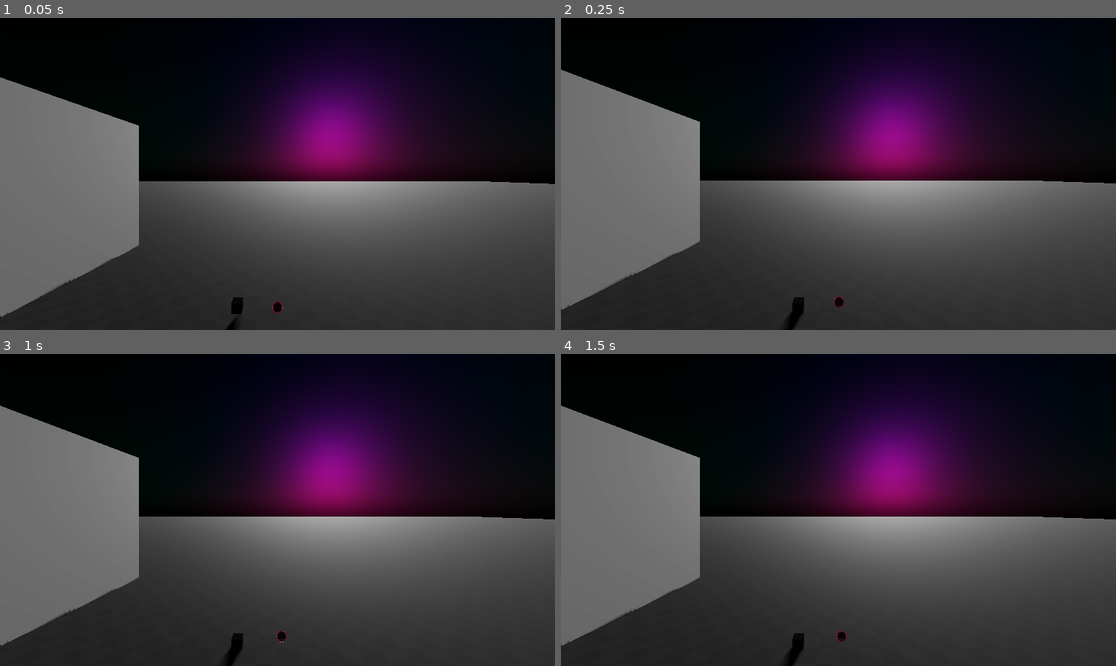
Above: before the commit, frames 1-4 (two rows, left to right).
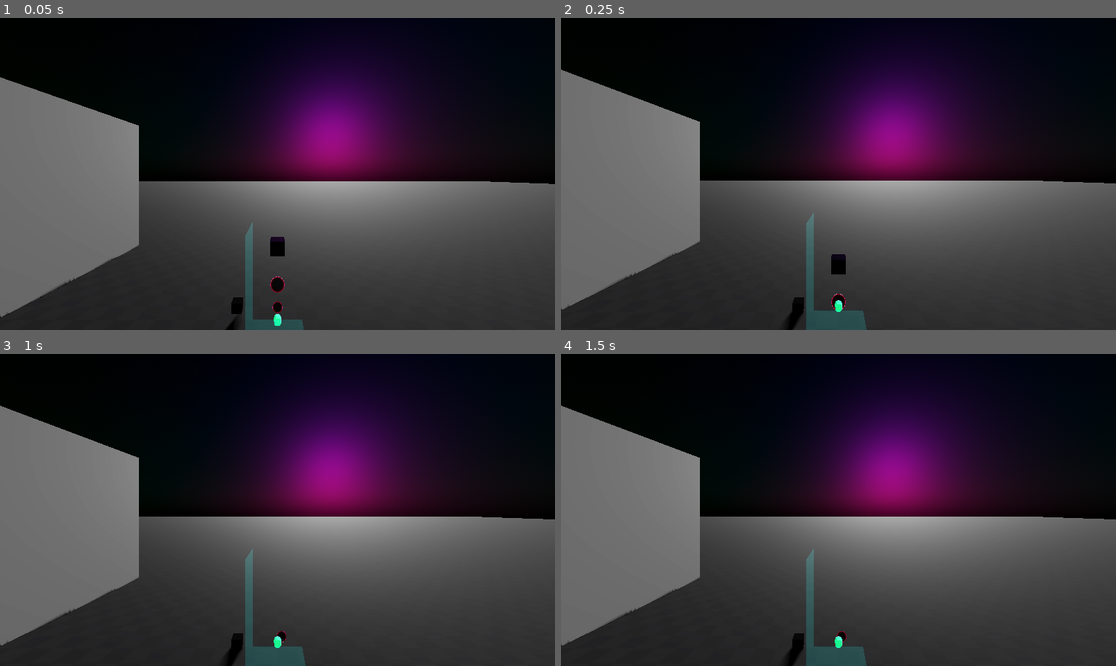
Above: after the commit, the same moments.

Repository: JD-The-65th/cyberbreak
Game: Godot game, scene res://levels/testing_environment.tscn
The game is run twice, just before and just after one commit, with the same random seed, the same clock (stepped at 60 frames per second) and the same inputs.
Inputs (mouse positions are in pixels of both pictures, inside the frame that each line leads up to):
- Up to frame 1 (0.05 s): no input
- Up to frame 2 (0.25 s): no input
- Up to frame 3 (1 s): move the mouse to (399, 494) at 0.52 s; click (399, 494) at 0.67 s
- Up to frame 4 (1.5 s): tap Enter at 1.25 s; drag from (727, 525) to (810, 572) at 1.27 s

The runs differ from the first frame. In frame 1, 1.0% of the frame differs, in the area x 44-55%, y 65-100%; in frame 2, 1.3%, in the area x 44-56%, y 62-100%; in frame 3, 1.1%; in frame 4, 1.1%.

Commit message:
Misc Changes

Diff:
--- a/levels/testing_environment.tscn
+++ b/levels/testing_environment.tscn
@@ -12,6 +12,7 @@
 [ext_resource type="PackedScene" uid="uid://b6bk2pj8vbj28" path="res://addons/godot-xr-tools/functions/movement_turn.tscn" id="9_b02xp"]
 [ext_resource type="PackedScene" uid="uid://v6tatf78qgf8" path="res://scenes/square_base.tscn" id="9_tbnho"]
 [ext_resource type="PackedScene" uid="uid://c0te0uofm7c26" path="res://scenes/v2phys_joint.tscn" id="13_1ycmv"]
+[ext_resource type="PackedScene" uid="uid://lh57dcb6lu25" path="res://scenes/ToolTips/entropy_tool_tip.tscn" id="13_duwm2"]
 
 [sub_resource type="PhysicalSkyMaterial" id="PhysicalSkyMaterial_gx25x"]
 rayleigh_color = Color(0, 0.282353, 0.521569, 1)
@@ -138,3 +139,6 @@
 [node name="Joint" parent="." instance=ExtResource("13_1ycmv")]
 transform = Transform3D(1, 0, 0, 0, 1, 0, 0, 0, 1, 0, 0, -2.59452)
 collision_mask = 7
+
+[node name="Entropy ToolTip" parent="." instance=ExtResource("13_duwm2")]
+transform = Transform3D(1, 0, 0, 0, -4.37114e-08, 1, 0, -1, -4.37114e-08, 0, 0.71486, -1.363)
--- a/materials/toolTip.tres
+++ b/materials/toolTip.tres
@@ -22,7 +22,6 @@
 
 }
 "
-graph_offset = Vector2(-492, 104.638)
 flags/particle_trails = true
 nodes/fragment/0/position = Vector2(220, 100)
 nodes/fragment/2/node = SubResource("VisualShaderNodeColorConstant_gct2u")
--- a/scenes/square_base.tscn
+++ b/scenes/square_base.tscn
@@ -19,6 +19,7 @@
 
 [node name="PickableObject" parent="." instance=ExtResource("1_ga4qi")]
 mass = 1.62
+continuous_cd = true
 ranged_grab_method = 2
 
 [node name="CollisionShape3D" parent="PickableObject" index="0"]
--- a/scenes/v2phys_joint.tscn
+++ b/scenes/v2phys_joint.tscn
@@ -17,6 +17,7 @@
 collision_layer = 4
 collision_mask = 131079
 mass = 1.62
+continuous_cd = true
 
 [node name="MeshInstance3D" type="MeshInstance3D" parent="."]
 mesh = SubResource("SphereMesh_bqam8")
Not shown: 1 places in levels/testing_environment.tscn that only renumber resources
